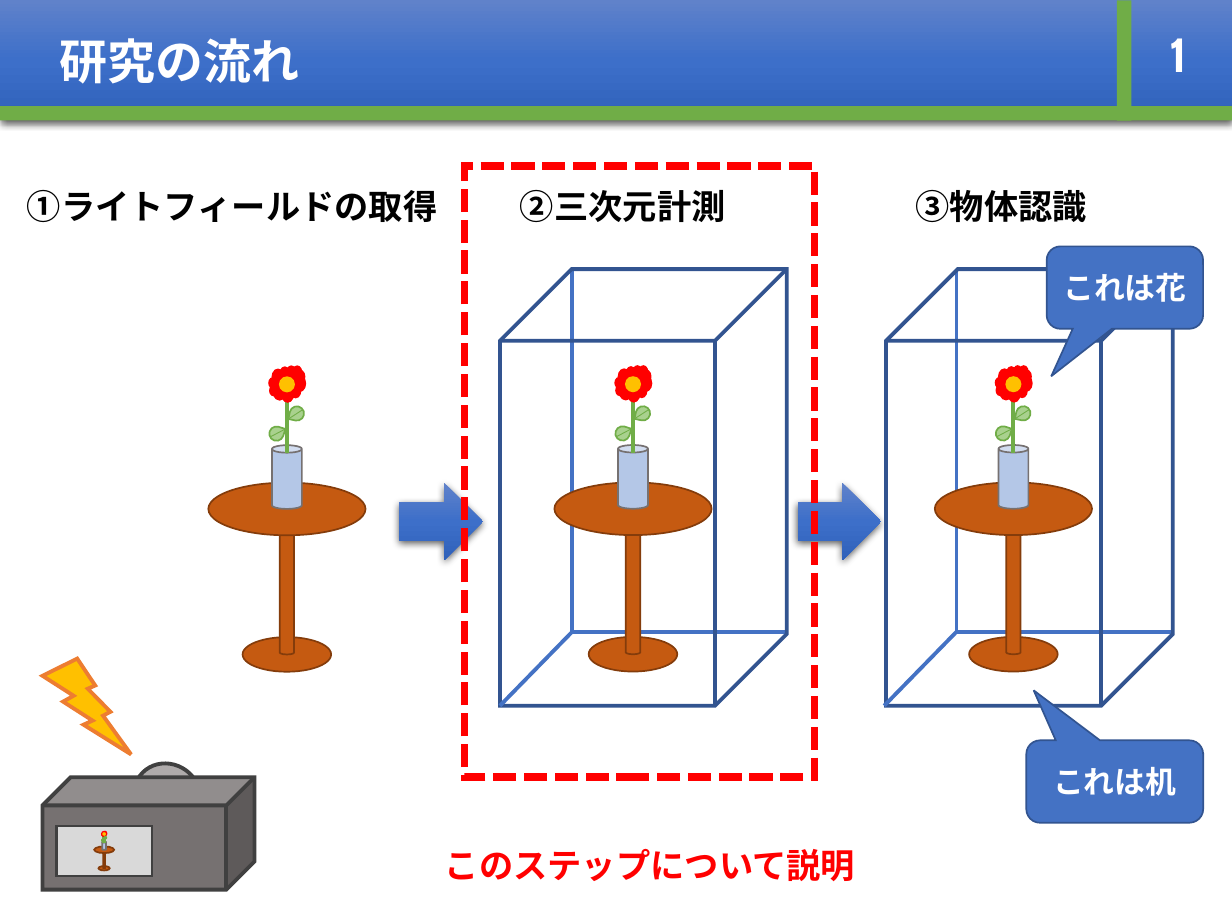
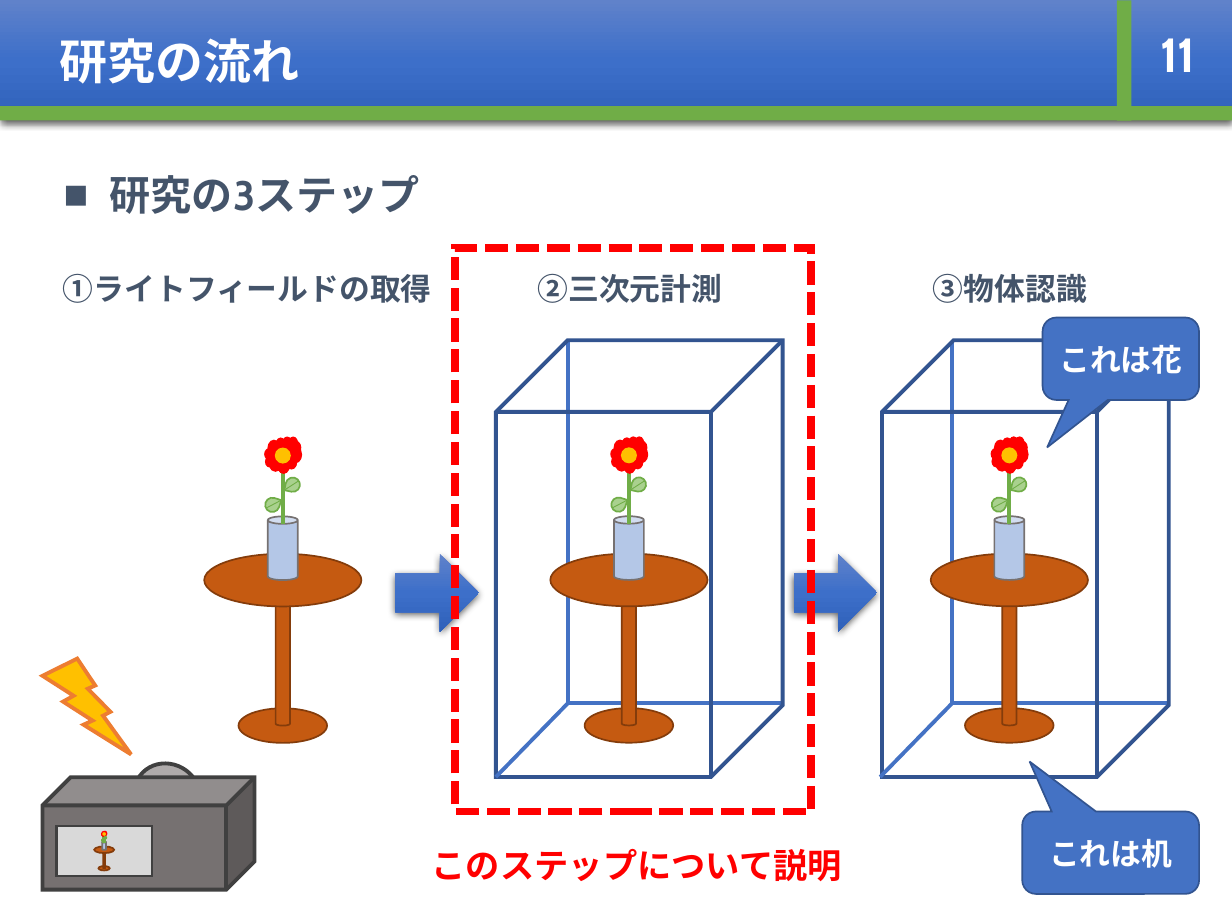
Before and after one commit to whcitizen/citizen_thesis, a slide deck: slide 15 of 03_mid_presentation/mid-presentation_20180219.pptx (slide 9 before the commit). Drawn at 1232x924 pixels with LibreOffice and Linux fonts; fonts in the diff are those of the drawing. Boxes give left, top, right and bottom in pixels: in the first picture for what was removed or moved away, otherwise in the second. Text is boxed around its words. In the diff, an @@ line names an element or a change of style, - is before the commit and + after.

```diff
--- a/03_mid_presentation/mid-presentation_20180219.pptx
+++ b/03_mid_presentation/mid-presentation_20180219.pptx
@@ text at (x1=1160, y1=38, x2=1195, y2=72): text changed @@
-1
+11
@@ text added at (x1=110, y1=175, x2=420, y2=214), 24 pt, text #44546A, bold @@
+■ 研究の3ステップ
@@ size 20 to 18 pt, text colour #000000 to #44546A in 3 elements at (x1=933, y1=274, x2=1087, y2=303), (x1=538, y1=274, x2=723, y2=303), (x1=63, y1=274, x2=432, y2=303) @@
@@ text "①ライトフィールドの取得" moved from (x1=27, y1=190, x2=438, y2=222) to (x1=63, y1=274, x2=432, y2=303) @@
@@ text "②三次元計測" moved from (x1=520, y1=190, x2=726, y2=222) to (x1=538, y1=274, x2=723, y2=303) @@
@@ rectangle resized from (x1=464, y1=166, x2=814, y2=777) to (x1=456, y1=248, x2=812, y2=811) @@
@@ text "③物体認識" moved from (x1=916, y1=190, x2=1087, y2=222) to (x1=933, y1=274, x2=1087, y2=303) @@
@@ 15 lines, 9 ellipses, 6 teardrops, 6 cylinders, 3 clouds, 2 rounded speech boxes, 2 cubes, 2 right arrows moved together from (x1=208, y1=246, x2=1204, y2=823) to (x1=205, y1=318, x2=1200, y2=894) @@
@@ text "このステップについて説明" moved from (x1=445, y1=849, x2=855, y2=881) to (x1=432, y1=849, x2=842, y2=881) @@
```
Also in this commit, not shown: 11 other slides changed, 8 slides added, 3 slides removed.
